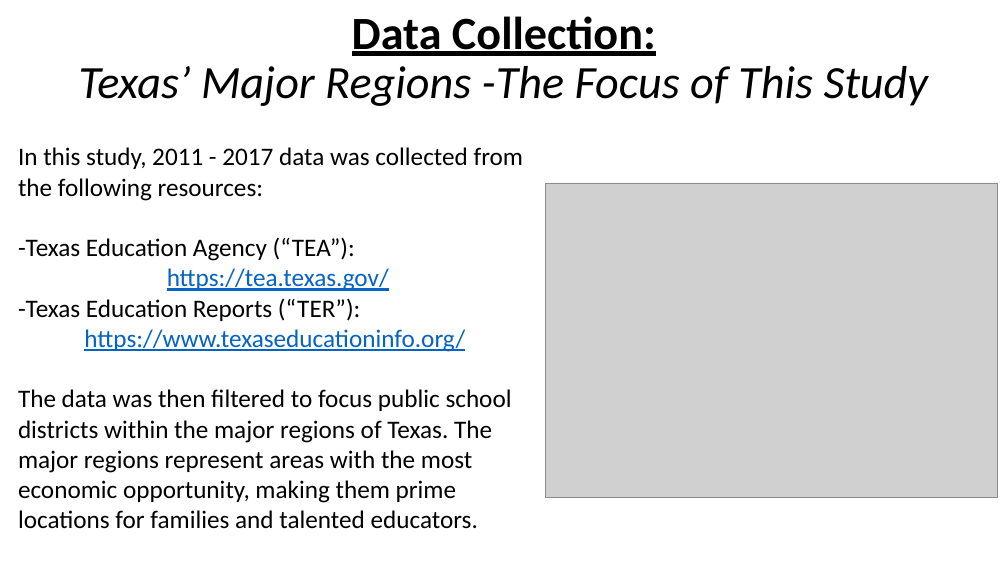
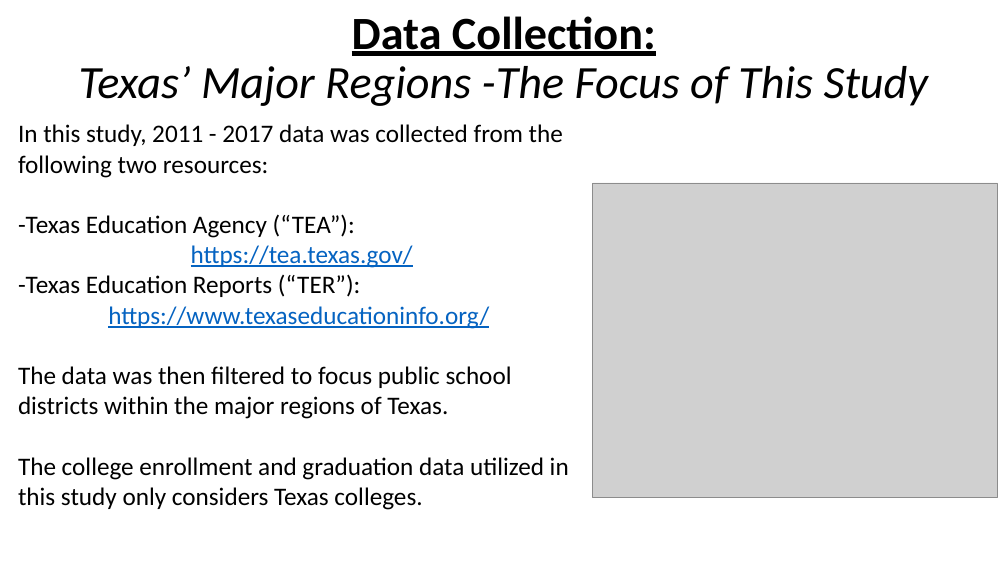
Before and after one commit to RachidRezzik/Texas_GradPercent_Predictor, a slide deck: slide 2 of TexasDistrictForecast.pptx. Drawn at 1008x567 pixels with LibreOffice and Linux fonts; fonts in the diff are those of the drawing; grey boxes stand for pictures. Boxes give left, top, right and bottom in pixels: in the first picture for what was removed or moved away, otherwise in the second. Text is boxed around its words. In the diff, an @@ line names an element or a change of style, - is before the commit and + after.

Commit message:
updated report and pp

```diff
--- a/TexasDistrictForecast.pptx
+++ b/TexasDistrictForecast.pptx
@@ text "In this study, 2011 - ...": place and size @@
-text "In this study, 2011 - ..." at bbox=[18, 147, 523, 529]
+text "In this study, 2011 - ..." at bbox=[18, 124, 569, 510]
@@ text at bbox=[18, 124, 563, 178]: text changed @@
-In this study, 2011 - 2017 data was collected from the following resources:
+In this study, 2011 - 2017 data was collected from the following two resources:
@@ picture: place and size @@
-picture at bbox=[545, 183, 997, 498]
+picture at bbox=[593, 183, 997, 498]
@@ text at bbox=[18, 366, 569, 510]: text changed @@
-The data was then filtered to focus public school districts within the major regions of Texas. The major regions represent areas with the most economic opportunity, making them prime locations for families and talented educators.
+The data was then filtered to focus public school districts within the major regions of Texas.
+The college enrollment and graduation data utilized in this study only considers Texas colleges.
```
Also in this commit, not shown: 5 other slides changed, 6 slides added, 2 slides removed, 1 other file.
